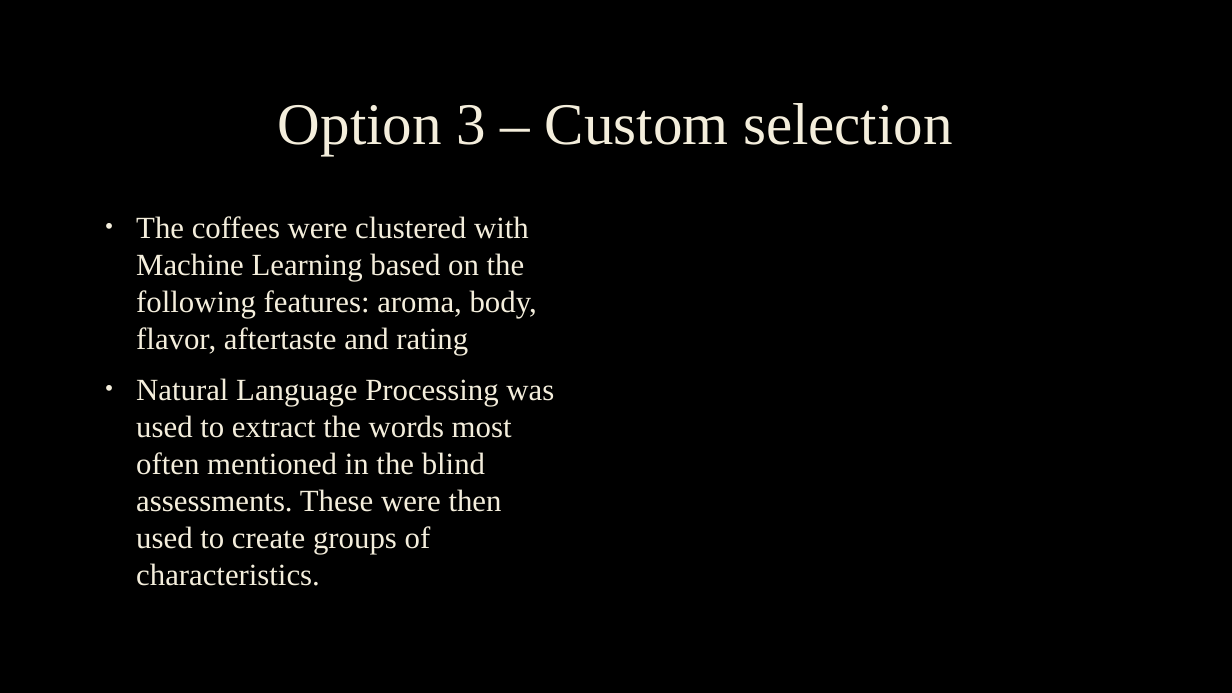
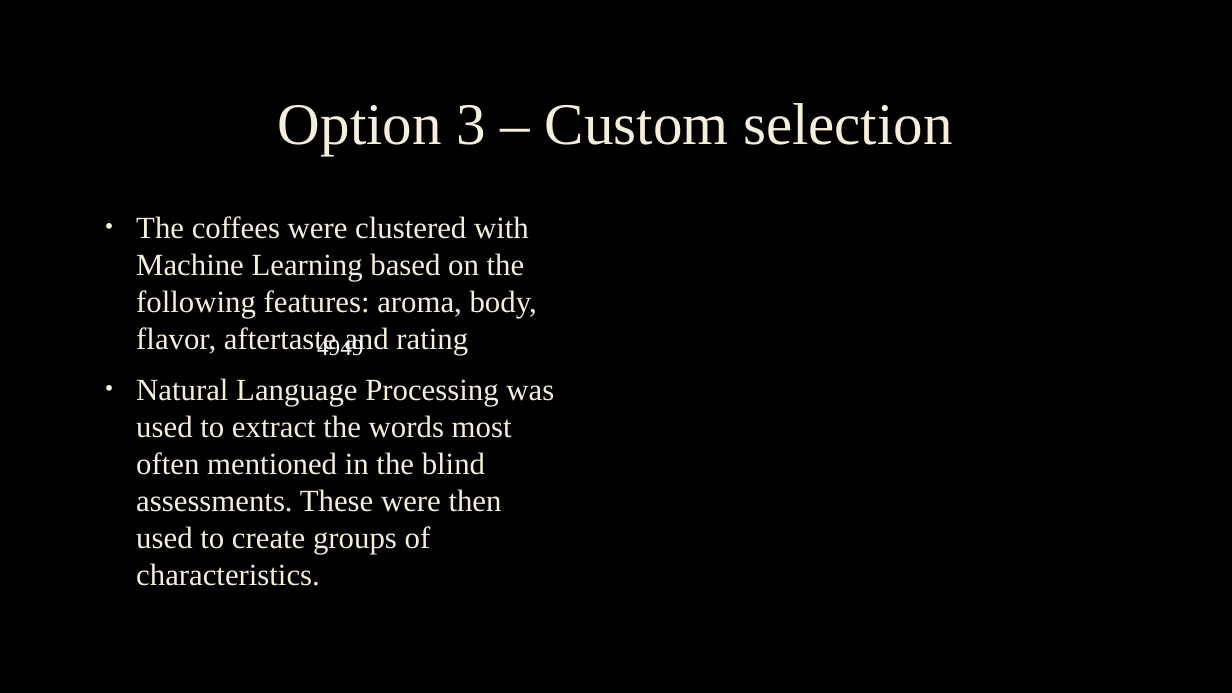
Before and after one commit to DGU94/Final_COFFEE_RECOMMANDER, a slide deck: slide 5 of 4_presentation/presentation_coffee_compass.pptx (slide 4 before the commit). Drawn at 1232x693 pixels with LibreOffice and Linux fonts; fonts in the diff are those of the drawing; background and template pictures are left out. Boxes give left, top, right and bottom in pixels: in the first picture for what was removed or moved away, otherwise in the second. Text is boxed around its words. In the diff, an @@ line names an element or a change of style, - is before the commit and + after.

```diff
--- a/4_presentation/presentation_coffee_compass.pptx
+++ b/4_presentation/presentation_coffee_compass.pptx
@@ text added at box(317, 337, 363, 356), 18 pt, text #FFFFFF @@
+4949
```
Also in this commit, not shown: 1 other slide changed, 12 other files.
